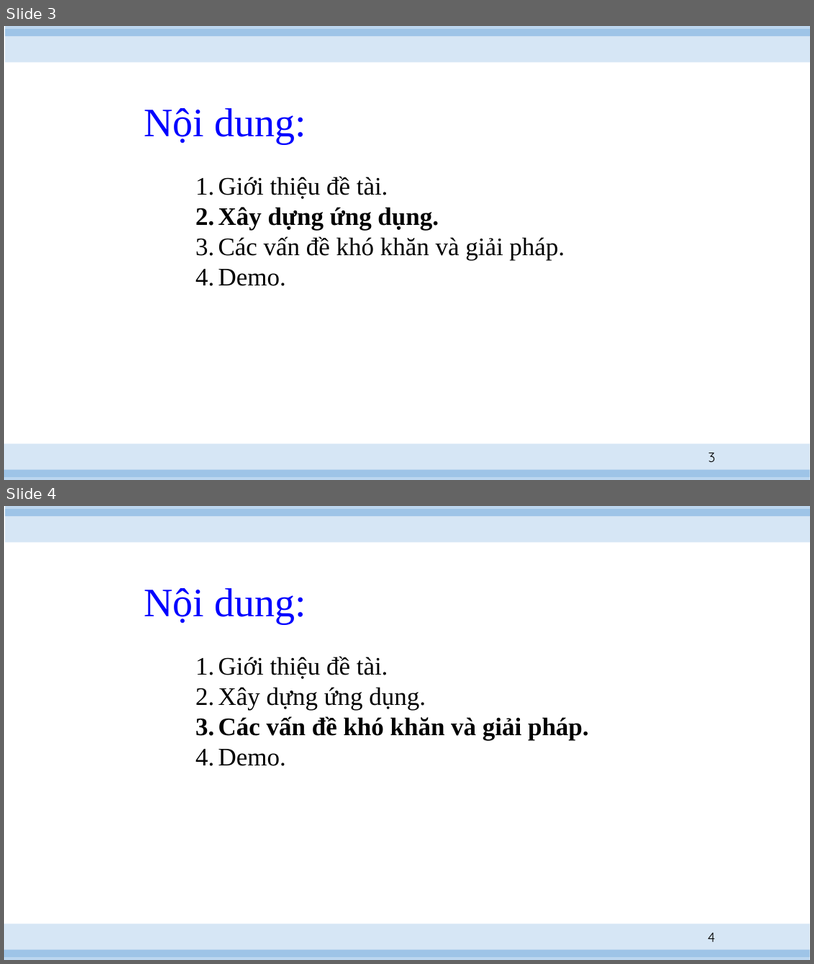
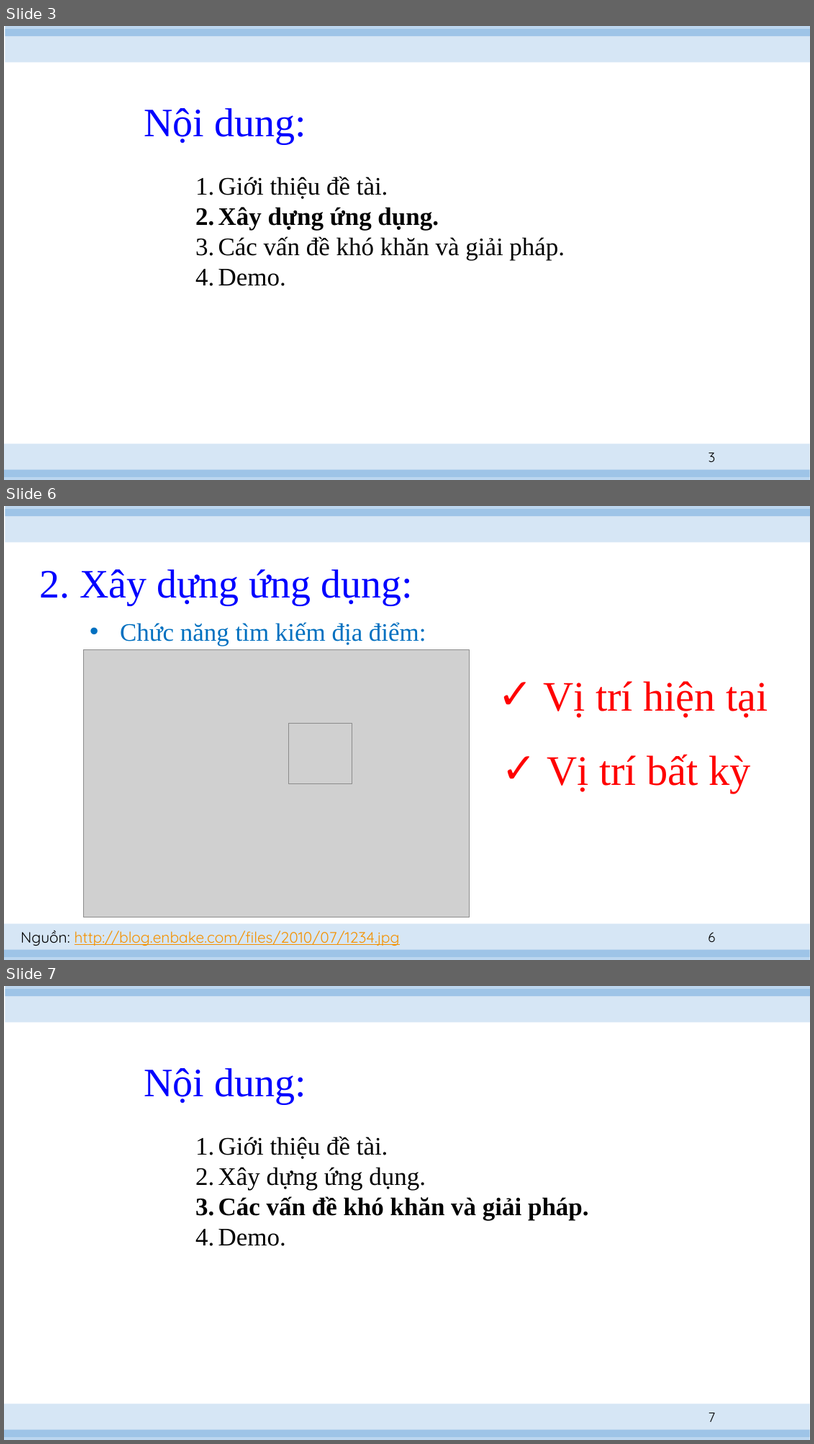
Before and after one commit to hvngoc/Presentation, a slide deck: slide 2.pptx. Shown one above the other, each under a label of ours: slides 3 and 4 before the commit, slides 3, 6 and 7 after it; the slides between them are not shown. The pictures are 814x964 and 814x1444 pixels, drawn with LibreOffice and Linux fonts; fonts in the diff are those of the drawing; grey boxes stand for pictures. Boxes give left, top, right and bottom in pixels: in the first picture for what was removed or moved away, otherwise in the second. Text is boxed around its words. In the diff, an @@ line names an element or a change of style, - is before the commit and + after.

```diff
--- a/slide 2.pptx
+++ b/slide 2.pptx
@@ slide 6 added at [4,506,810,960], background #FFFFFF; not listed: 4 template elements that a slide beside it also shows @@
@@ title added at [39,569,413,605], 48 pt, text #0000FF @@
+2. Xây dựng ứng dụng:
@@ text added at [120,622,427,646], 30 pt, text #0070C0 @@
+• Chức năng tìm kiếm địa điểm:
@@ picture added at [84,649,469,917] @@
@@ text added at [543,681,768,718], 50 pt, text #FF0000 @@
+✓ Vị trí hiện tại
@@ picture added at [289,723,352,783] @@
@@ text added at [547,754,751,793], 50 pt, text #FF0000 @@
+✓ Vị trí bất kỳ
@@ text added at [21,930,400,946], 18 pt, text #F49100, underline @@
+Nguồn: http://blog.enbake.com/files/2010/07/1234.jpg
@@ page number added at [708,932,715,942], 16 pt, text #000000 @@
+6
@@ what was slide 4 is now slide 7 @@
@@ page number at [709,1412,716,1422]: text changed @@
-4
+7
```
Also in this commit, not shown: 3 other slides added, 1 slide removed, 1 other file.
